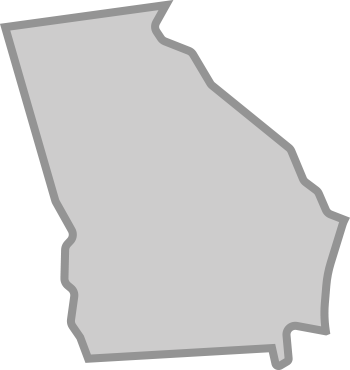
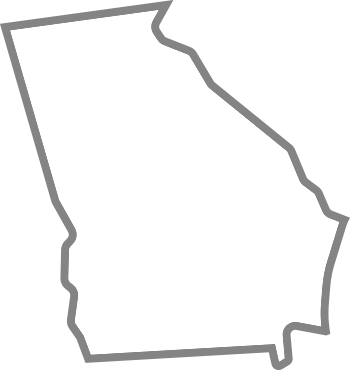
Revision of a layered 350×370 image; what changed, layer by layer:
pixels changed over [0, 0, 350, 370] (layer not identified)
